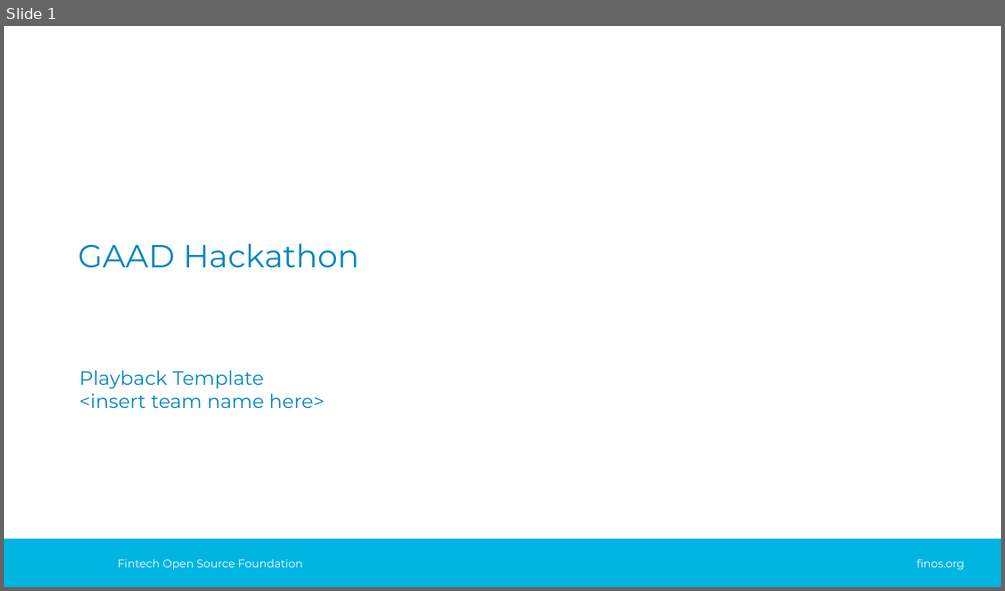
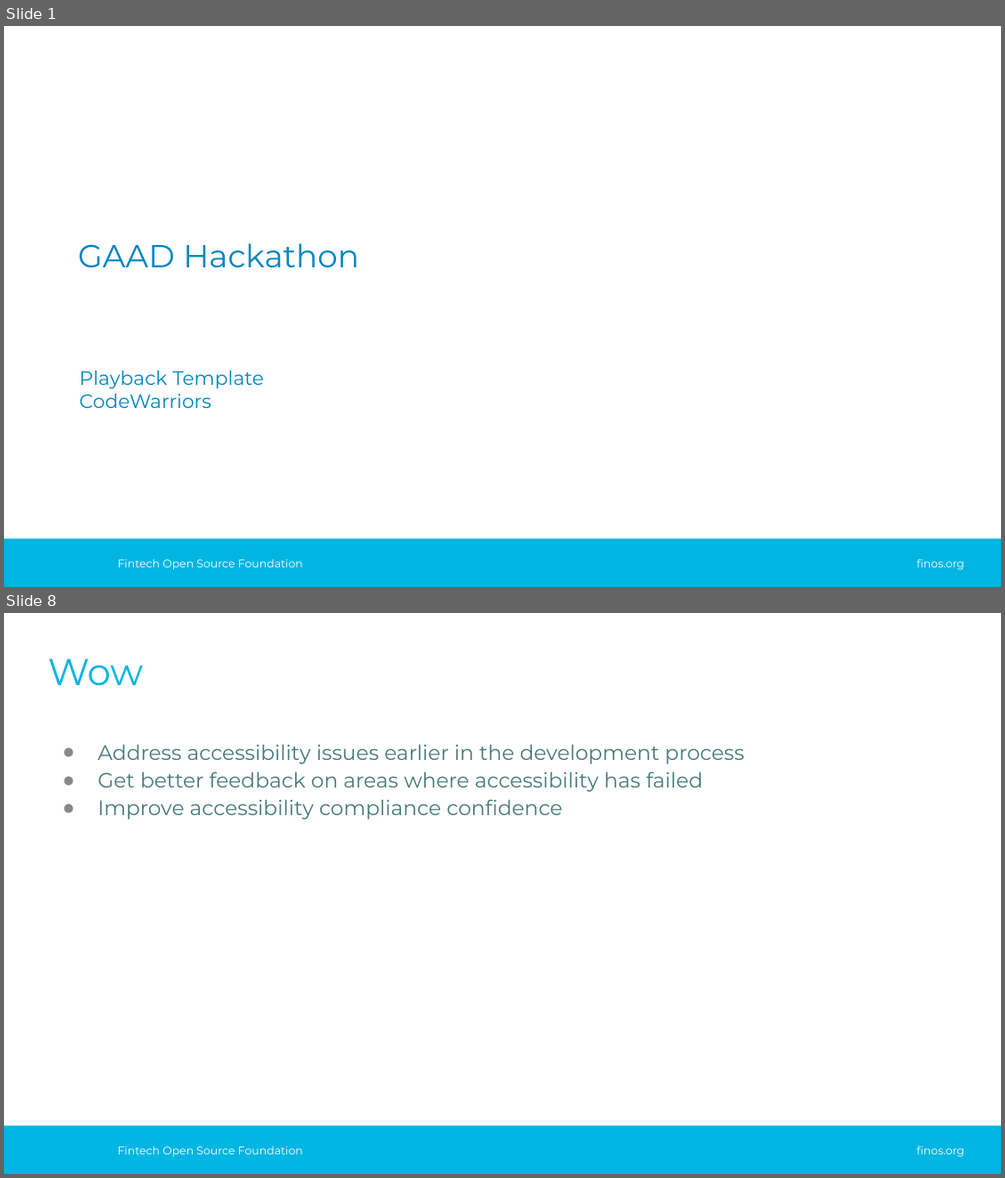
Before and after one commit to yaw-sid/CodeWarriors, a slide deck: hackproject/presentations/gaad-hackathon-playback-template.pptx. Shown one above the other, each under a label of ours: slide 1 before the commit, slides 1 and 8 after it; the slides between them are not shown. The pictures are 1005x591 and 1005x1178 pixels, drawn with LibreOffice and Linux fonts; fonts in the diff are those of the drawing; background and template pictures are left out. Boxes give left, top, right and bottom in pixels: in the first picture for what was removed or moved away, otherwise in the second. Text is boxed around its words. In the diff, an @@ line names an element or a change of style, - is before the commit and + after.

```diff
--- a/hackproject/presentations/gaad-hackathon-playback-template.pptx
+++ b/hackproject/presentations/gaad-hackathon-playback-template.pptx
@@ slide 8 added at box(4, 613, 1001, 1174), background #FFFFFF; not listed: 3 template elements that a slide beside it also shows @@
@@ title added at box(48, 658, 143, 686), 27 pt, text #00B5E2 @@
+Wow
@@ text added at box(97, 744, 744, 819), 15 pt, text #487A7B @@
+● Address accessibility issues earlier in the development process
+● Get better feedback on areas where accessibility has failed
+● Improve accessibility compliance confidence
@@ slide 1 changed as well @@
@@ subtitle at box(80, 393, 211, 408): text changed @@
-<insert team name here>
+CodeWarriors
```
Also in this commit, not shown: 7 other slides added, 8 slides removed.
